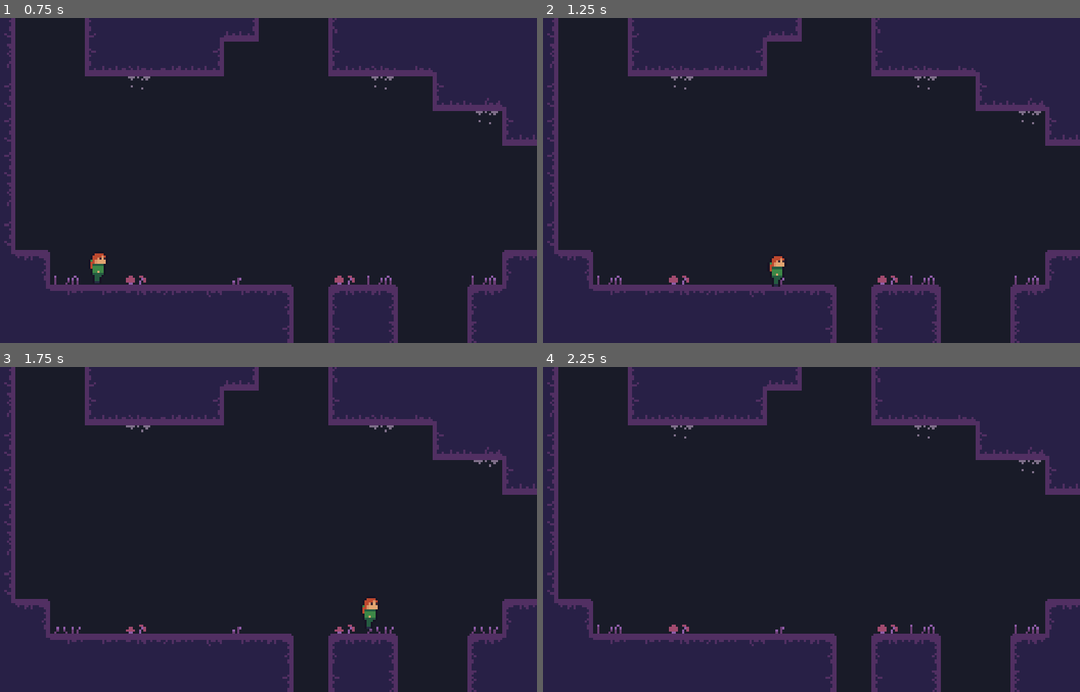
Above: before the commit, frames 1-4 (two rows, left to right).
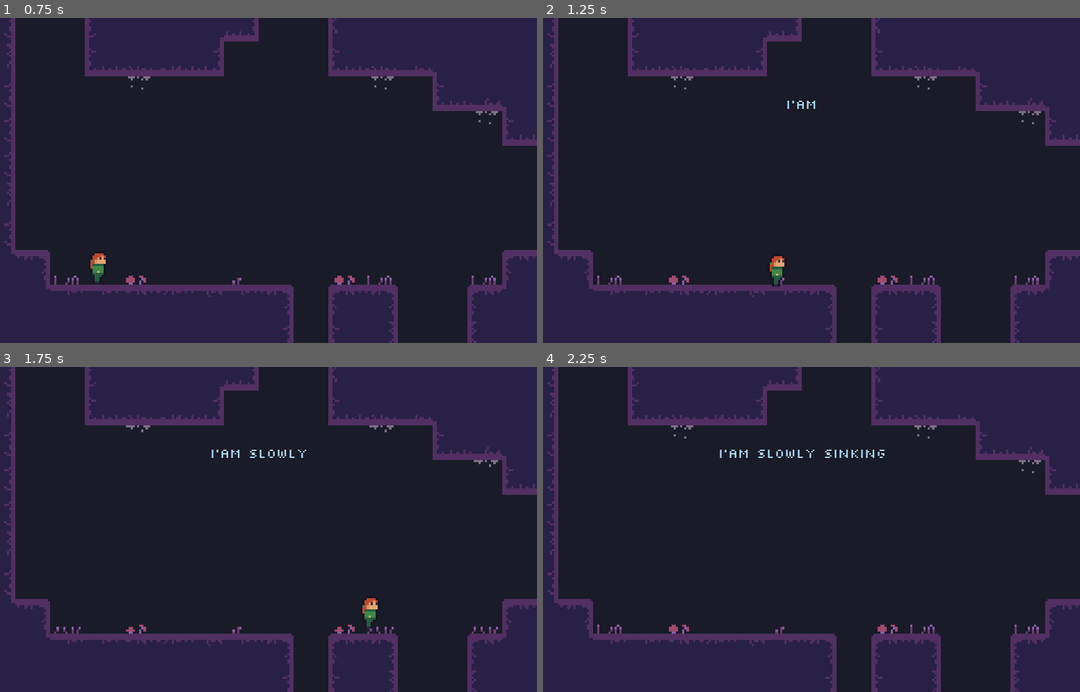
Above: after the commit, the same moments.

Repository: voidboxgames/escave
Game: Godot game, scene res://assets/scenes/Testworld.tscn
Two runs of this game, one before a commit and one after it. Both use one fixed random seed, a clock stepped at 60 frames per second and the inputs below.
Inputs:
- Up to frame 1 (0.75 s): hold D (right) from 0.53 s (still down)
- Up to frame 2 (1.25 s): keep holding D (right); tap Space (jump) at 0.77 s
- Up to frame 3 (1.75 s): keep holding D (right); tap Space (jump) at 1.52 s
- Up to frame 4 (2.25 s): release D (right) at 2.03 s; hold A (left) from 2.03 s (still down)

Frame 1 is identical in both runs. In frame 2, less than 0.1% of the frame differs, in the area x 45-51%, y 25-28%; in frame 3, 0.2%; in frame 4, 0.3%, in the area x 32-64%, y 25-28%.

Commit message:
add monolog

Diff:
--- a/assets/scenes/Level.gd
+++ b/assets/scenes/Level.gd
@@ -5,7 +5,14 @@
 # Called when the node enters the scene tree for the first time.
 func _ready() -> void:
 	VisualServer.set_default_clear_color(clear_color)
+	print(_get_camera_center())
 	pass # Replace with function body.
+
+func _get_camera_center():
+	var vtrans = get_canvas_transform()
+	var top_left = -vtrans.get_origin() / vtrans.get_scale()
+	var vsize = get_viewport_rect().size
+	return top_left + 0.5*vsize/vtrans.get_scale()
 
 func _on_R1_right_body_entered(body: Node) -> void:
 	if body is Player:
@@ -18,3 +25,8 @@
 
 func _on_Player_dead() -> void:
 	get_tree().reload_current_scene()
+
+
+func _on_Area2D_body_entered(body: Node) -> void:
+	if body is Player:
+		$Monolog.play("bottomless")
--- a/assets/scenes/Testworld.tscn
+++ b/assets/scenes/Testworld.tscn
@@ -1,10 +1,11 @@
-[gd_scene load_steps=43 format=2]
+[gd_scene load_steps=45 format=2]
 
 [ext_resource path="res://assets/scenes/Player.tscn" type="PackedScene" id=1]
 [ext_resource path="res://assets/scenes/Level.gd" type="Script" id=2]
 [ext_resource path="res://assets/scenes/MirrorPiece.tscn" type="PackedScene" id=3]
 [ext_resource path="res://assets/sprites/tiles.png" type="Texture" id=4]
 [ext_resource path="res://assets/decals_ground.tres" type="Texture" id=5]
+[ext_resource path="res://assets/scenes/effects/Monolog.tscn" type="PackedScene" id=6]
 
 [sub_resource type="ConvexPolygonShape2D" id=1]
 points = PoolVector2Array( 0, 0, 0, 0, 16, 0, 16, 0, 16, 4, 4, 4, 4, 16, 0, 16 )
@@ -364,6 +365,9 @@
 [sub_resource type="RectangleShape2D" id=37]
 extents = Vector2( 2.05296, 34.8788 )
 
+[sub_resource type="RectangleShape2D" id=38]
+extents = Vector2( 32.0291, 1.76349 )
+
 [node name="Testworld" type="Node2D"]
 script = ExtResource( 2 )
 clear_color = Color( 0.101961, 0.109804, 0.160784, 1 )
@@ -401,5 +405,16 @@
 
 [node name="MirrorPiece" parent="." instance=ExtResource( 3 )]
 position = Vector2( 150.546, -27.8675 )
+
+[node name="Monolog" parent="." instance=ExtResource( 6 )]
+
+[node name="Trigger" type="Node" parent="."]
+
+[node name="mono_sinking_pit" type="Area2D" parent="Trigger"]
+
+[node name="CollisionShape2D" type="CollisionShape2D" parent="Trigger/mono_sinking_pit"]
+position = Vector2( -62.4899, 46.272 )
+shape = SubResource( 38 )
 [connection signal="dead" from="YSort/Player" to="." method="_on_Player_dead"]
 [connection signal="body_entered" from="YSort/Room1/R1_right" to="." method="_on_R1_right_body_entered"]
+[connection signal="body_entered" from="Trigger/mono_sinking_pit" to="." method="_on_Area2D_body_entered"]
--- /dev/null
+++ b/assets/scenes/effects/Monolog.gd
@@ -0,0 +1,8 @@
+extends CanvasLayer
+
+var done: Dictionary
+
+func play(monolog: String) -> void:
+	if !done.has(monolog):
+		$Animations.play(monolog)
+		done[monolog] = true
--- /dev/null
+++ b/assets/scenes/effects/Monolog.tscn
@@ -0,0 +1,76 @@
+[gd_scene load_steps=9 format=2]
+
+[ext_resource path="res://assets/fonts/slkscr.ttf" type="DynamicFontData" id=1]
+[ext_resource path="res://assets/fonts/slkscrb.ttf" type="DynamicFontData" id=2]
+[ext_resource path="res://assets/sounds/monolog/slowly_sinking.wav" type="AudioStream" id=3]
+[ext_resource path="res://assets/scenes/effects/Monolog.gd" type="Script" id=4]
+
+[sub_resource type="DynamicFont" id=3]
+size = 24
+font_data = ExtResource( 1 )
+
+[sub_resource type="DynamicFont" id=4]
+size = 24
+font_data = ExtResource( 2 )
+
+[sub_resource type="DynamicFont" id=5]
+size = 26
+outline_size = 1
+outline_color = Color( 0.0588235, 0.054902, 0.054902, 1 )
+font_data = ExtResource( 1 )
+
+[sub_resource type="Animation" id=2]
+resource_name = "bottomless"
+length = 5.0
+step = 0.05
+tracks/0/type = "value"
+tracks/0/path = NodePath("Label:bbcode_text")
+tracks/0/interp = 1
+tracks/0/loop_wrap = true
+tracks/0/imported = false
+tracks/0/enabled = true
+tracks/0/keys = {
+"times": PoolRealArray( 0, 0.15, 0.3, 0.55, 0.8, 1.1, 1.2, 1.5, 1.7, 1.95, 2.15, 2.35, 2.55, 2.8, 4.6 ),
+"transitions": PoolRealArray( 1, 1, 1, 1, 1, 1, 1, 1, 1, 1, 1, 1, 1, 1, 1 ),
+"update": 1,
+"values": [ "", "[center]I", "[center]I'am", "[center]I'am slow", "[center]I'am slowly", "[center]I'am slowly sin", "[center]I'am slowly sinking", "[center]I'am slowly sinking in", "[center]I'am slowly sinking into", "[center]I'am slowly sinking into a", "[center]I'am slowly sinking into a bot", "[center]I'am slowly sinking into a bottom", "[center]I'am slowly sinking into a [rainbow]bottomless[/rainbow] ", "[center]I'am slowly sinking into a [rainbow]bottomless[/rainbow] pit", "" ]
+}
+tracks/1/type = "value"
+tracks/1/path = NodePath("Sound/AudioStreamPlayer:playing")
+tracks/1/interp = 1
+tracks/1/loop_wrap = true
+tracks/1/imported = false
+tracks/1/enabled = true
+tracks/1/keys = {
+"times": PoolRealArray( 0, 4.55057 ),
+"transitions": PoolRealArray( 1, 1 ),
+"update": 1,
+"values": [ true, false ]
+}
+
+[node name="Monolog" type="CanvasLayer"]
+script = ExtResource( 4 )
+
+[node name="Sound" type="Node" parent="."]
+
+[node name="AudioStreamPlayer" type="AudioStreamPlayer" parent="Sound"]
+stream = ExtResource( 3 )
+
+[node name="Label" type="RichTextLabel" parent="."]
+anchor_left = 0.5
+anchor_right = 0.5
+margin_left = -564.924
+margin_top = 148.059
+margin_right = 566.076
+margin_bottom = 181.059
+custom_fonts/mono_font = SubResource( 3 )
+custom_fonts/bold_font = SubResource( 4 )
+custom_fonts/normal_font = SubResource( 5 )
+custom_colors/default_color = Color( 0.67451, 0.854902, 0.976471, 1 )
+bbcode_enabled = true
+__meta__ = {
+"_edit_use_anchors_": false
+}
+
+[node name="Animations" type="AnimationPlayer" parent="."]
+anims/bottomless = SubResource( 2 )
Binary file added: assets/fonts/slkscr.ttf
Binary file added: assets/fonts/slkscrb.ttf
Binary file added: assets/fonts/slkscreb.ttf
